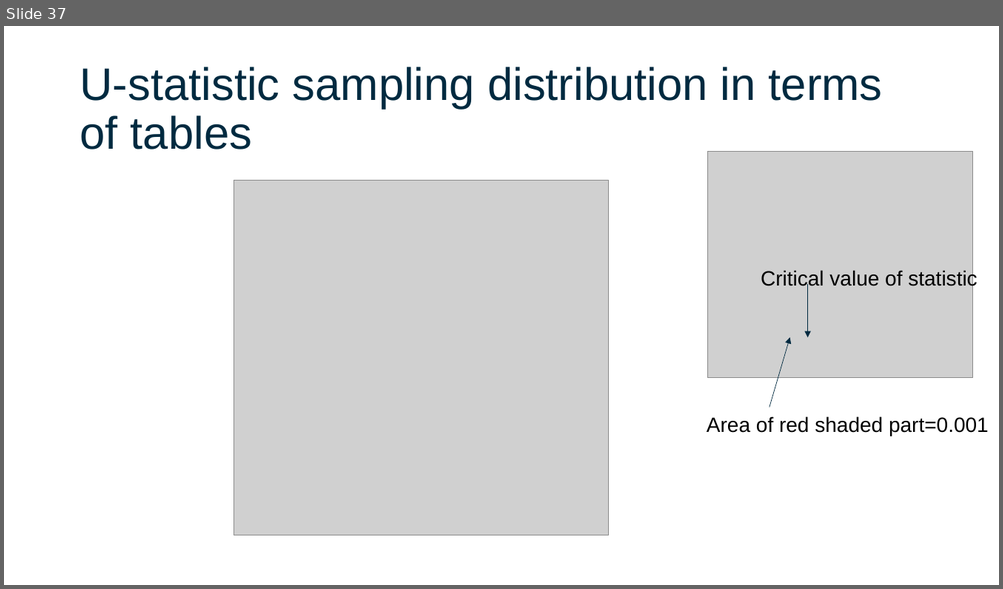
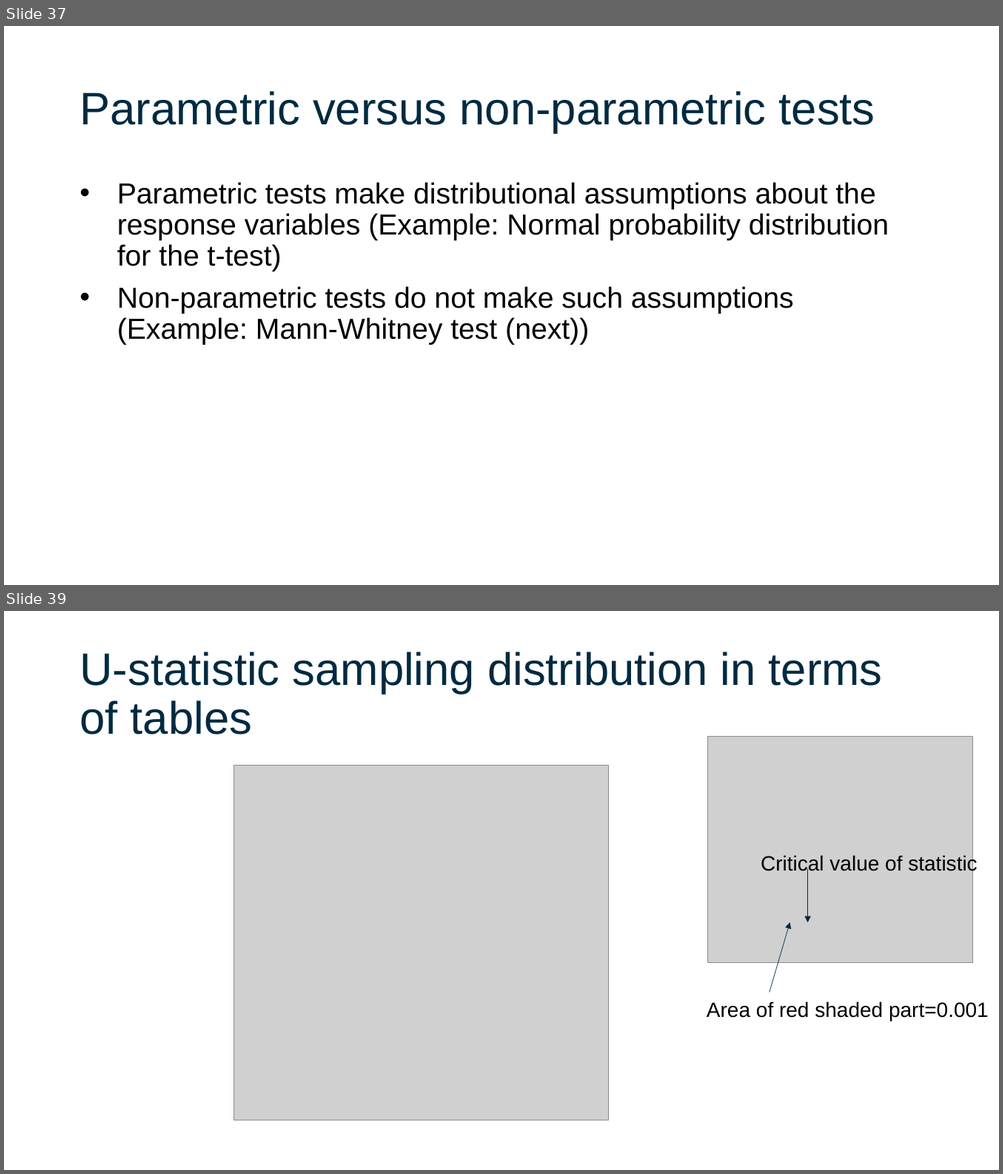
Before and after one commit to gladstone-institutes/Bioinformatics-Workshops, a slide deck: hypothesis-testing/HypothesisTesting.pptx. Shown one above the other, each under a label of ours: slide 37 before the commit, slides 37 and 39 after it; the slides between them are not shown. The pictures are 1003x589 and 1003x1174 pixels, drawn with LibreOffice and Linux fonts; fonts in the diff are those of the drawing; grey boxes stand for pictures. Boxes give left, top, right and bottom in pixels: in the first picture for what was removed or moved away, otherwise in the second. Text is boxed around its words. In the diff, an @@ line names an element or a change of style, - is before the commit and + after.

```diff
--- a/hypothesis-testing/HypothesisTesting.pptx
+++ b/hypothesis-testing/HypothesisTesting.pptx
@@ slide 37 added at (4, 26, 999, 585), background #FFFFFF @@
@@ title added at (79, 91, 875, 133), 44 pt, text #002A40 @@
+Parametric versus non-parametric tests
@@ text added at (117, 182, 888, 345), 28 pt, text #000000 @@
+• Parametric tests make distributional assumptions about the response variables (Example: Normal probability distribution for the t-test)
+• Non-parametric tests do not make such assumptions (Example: Mann-Whitney test (next))
@@ what was slide 37 is now slide 39 @@
```
Also in this commit, not shown: 3 slides changed, 14 other slides added.
